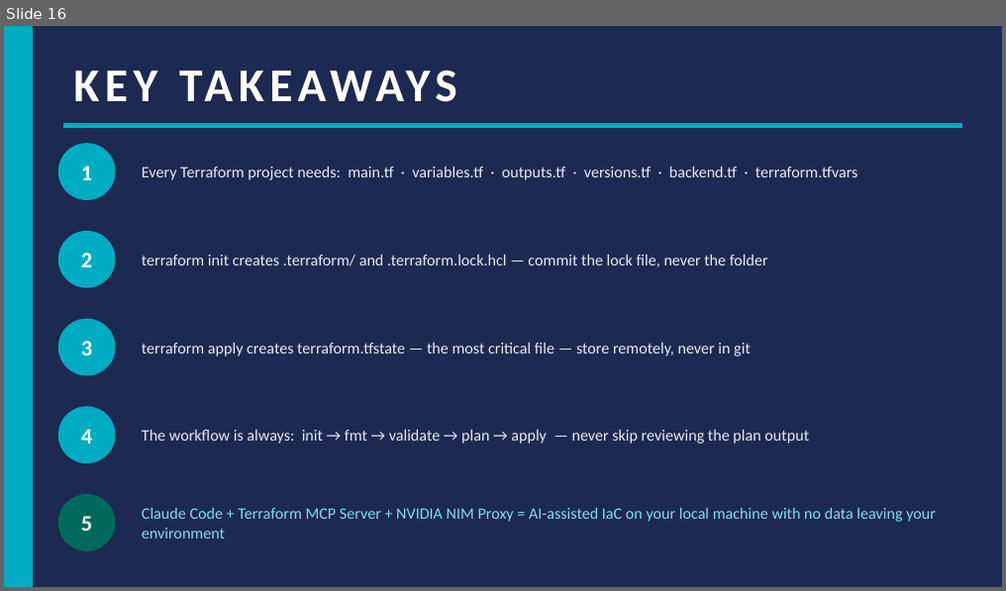
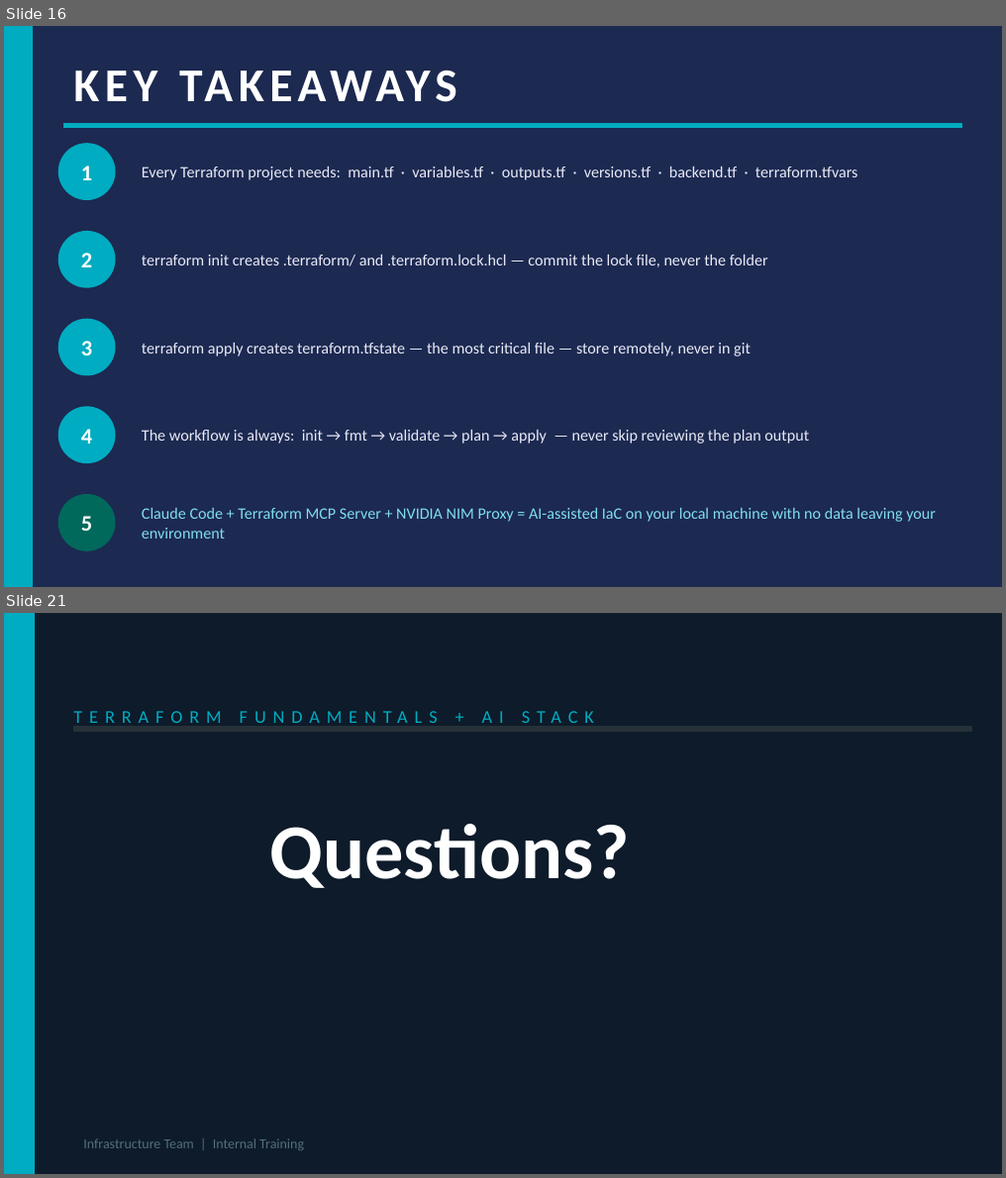
Before and after one commit to mrbalraj007/Learn-AI-MCP_ML, a slide deck: 13.Free-ClaudeCode-With-MCPServer-On-Windows/Terraform_Fundamentals_v2.pptx. Shown one above the other, each under a label of ours: slide 16 before the commit, slides 16 and 21 after it; the slides between them are not shown. The pictures are 1006x591 and 1006x1178 pixels, drawn with LibreOffice and Linux fonts; fonts in the diff are those of the drawing. Boxes give left, top, right and bottom in pixels: in the first picture for what was removed or moved away, otherwise in the second. Text is boxed around its words. In the diff, an @@ line names an element or a change of style, - is before the commit and + after.

```diff
--- a/13.Free-ClaudeCode-With-MCPServer-On-Windows/Terraform_Fundamentals_v2.pptx
+++ b/13.Free-ClaudeCode-With-MCPServer-On-Windows/Terraform_Fundamentals_v2.pptx
@@ slide 21 added at box(4, 613, 1002, 1174), background #0D1B2A @@
@@ rectangle added at box(4, 613, 34, 1173), fill #00ACC1, outline #00ACC1 1 pt @@
@@ text added at box(73, 711, 594, 723), 13 pt, text #00ACC1 @@
+TERRAFORM FUNDAMENTALS + AI STACK
@@ rectangle added at box(74, 727, 972, 731), fill #263238, outline #263238 1 pt @@
@@ text added at box(270, 824, 630, 888), 56 pt, text #FFFFFF, bold @@
+Questions?
@@ text added at box(83, 1139, 304, 1151), 10 pt, text #546E7A @@
+Infrastructure Team | Internal Training
```
Also in this commit, not shown: 1 slide changed, 2 other slides added, 5 other files.
